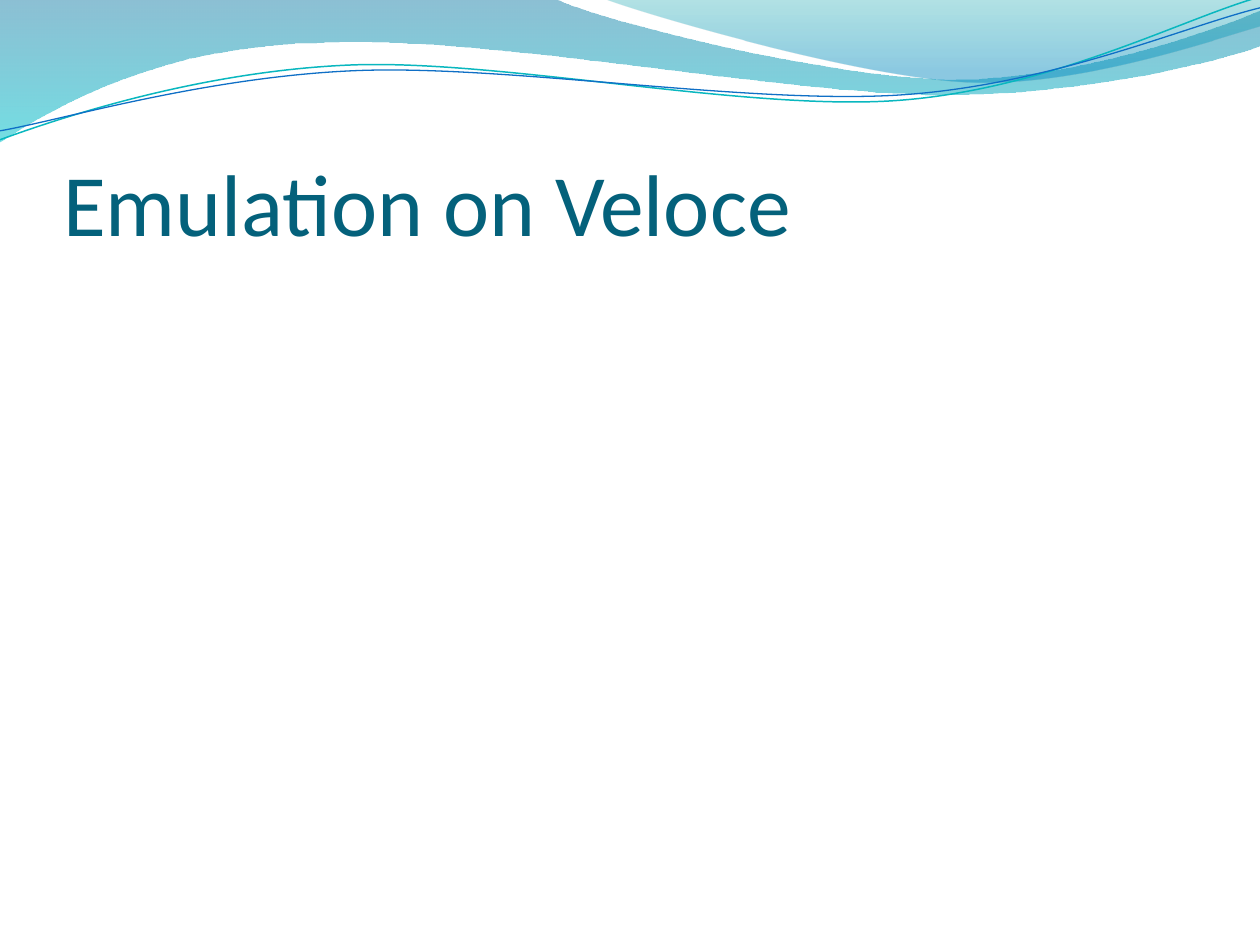
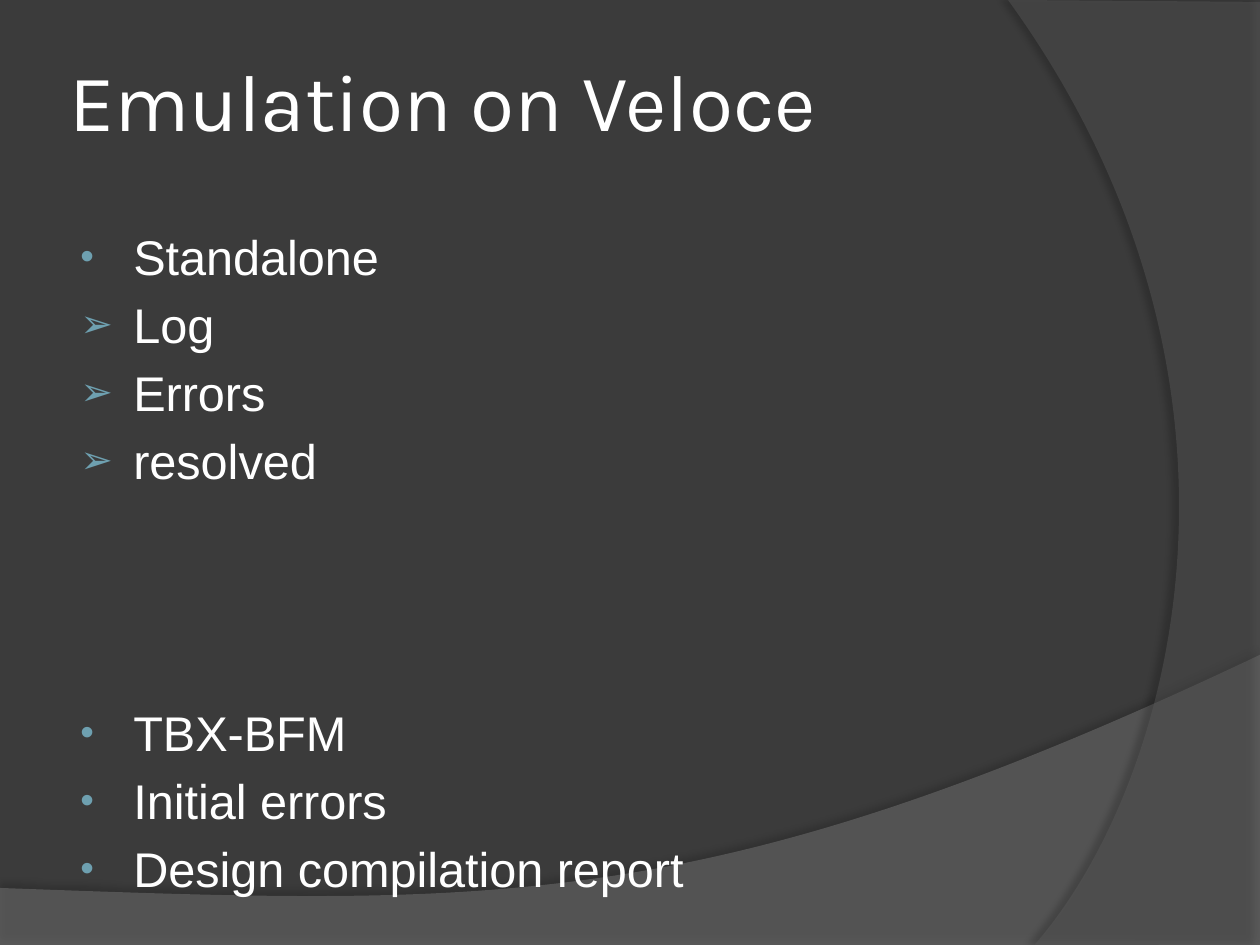
Before and after one commit to dhanusht6/system_verilog_project, a slide deck: slide 40 of Design and Verification of Cache with Cache coherency.pptx (slide 14 before the commit). Drawn at 1260x945 pixels with LibreOffice and Linux fonts; fonts in the diff are those of the drawing; background and template pictures are left out. Boxes give left, top, right and bottom in pixels: in the first picture for what was removed or moved away, otherwise in the second. Text is boxed around its words. In the diff, an @@ line names an element or a change of style, - is before the commit and + after.

```diff
--- a/Design and Verification of Cache with Cache coherency.pptx
+++ b/Design and Verification of Cache with Cache coherency.pptx
@@ background picture (left out) to #3B3B3B @@
@@ freeform shape removed at [0,0,1260,142] @@
@@ freeform shape removed at [0,0,1260,147] @@
@@ freeform shape removed at [0,8,1260,141] @@
@@ title "Emulation on Veloce": place and size @@
-title "Emulation on Veloce" at [63,175,790,237]
+title "Emulation on Veloce" at [69,75,816,132]
@@ title "Emulation on Veloce" at [69,75,816,132]: size 50 to 46 pt, font Calibri to Karla, text colour #04617B to #FFFFFF; vertical alignment bottom to middle @@
@@ freeform shape removed at [604,0,1260,87] @@
@@ freeform shape added at [1008,0,1260,945], fill #5E5E5E at 40% opacity @@
@@ text added at [133,239,684,896], 27.8 pt, text #FFFFFF @@
+• Standalone
+➢ Log
+➢ Errors
+➢ resolved
+• TBX-BFM
+• Initial errors
+• Design compilation report
@@ freeform shape added at [0,655,1260,945], fill #7F7F7F at 45% opacity @@
```
Also in this commit, not shown: 12 other slides changed, 30 slides added, 4 slides removed.
